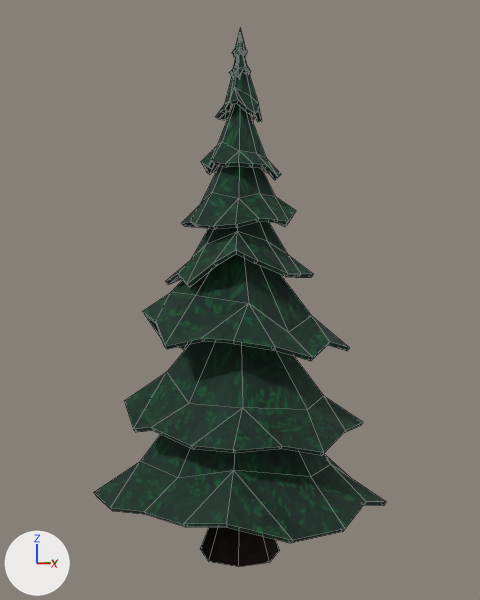
The Blender file LowPoly_Asset_Blend/C_Tree_tall.blend, before and after one commit.
Camera for both pictures: a 50 mm lens placed at (9.34, -8.85, 4.87), pointed at (-0.02, 0.02, 4.51). Lighting does not change. The marker at lower left points along +X, +Y and +Z. Mesh edges are drawn as thin lines.

Before the edit, the objects in view are built like this:
```python
me_cube = bpy.data.meshes.new('Cube')
me_cube.from_pydata(...)  # 251 vertices, 240 faces; spans x -6.1..6.1, y -5.5..6.1, z -0.9..23.3
# faces by material slot: [24, 216]
me_cube.materials.append(mat_dark_bark_001)
me_cube.materials.append(mat_pine_leaf_whole_001)  # picture img_pine_leaf_texture_whole_2048_png_001
ob_cube = bpy.data.objects.new('Cube', me_cube)
ob_cube.location = (0.0, 0.0, 0.0)
ob_cube.scale = (0.417, 0.417, 0.417)
_m = ob_cube.modifiers.new('Solidify', 'SOLIDIFY')
_m.thickness = 0.2
```
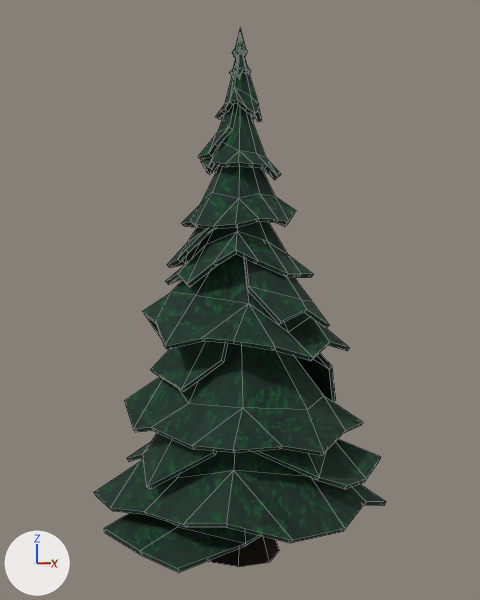
The change in detail:
me_cube is used by ob_cube; location (0.0, 0.0, 0.0); scale (0.417, 0.417, 0.417).
me_cube had 251 vertices, 240 faces and spanned x -6.1..6.1, y -5.5..6.1, z -0.9..23.3.
me_cube now has 337 vertices, 297 faces and spans x -6.1..6.1, y -5.8..6.1, z -0.9..23.3.
Part 1, on me_cube:
86 vertices are added at x -5.8..5.8, y -5.8..6.1, z 0.5..21.2.
57 new faces join them, mat_pine_leaf_whole_001 (picture img_pine_leaf_texture_whole_2048_png_001).

Location of each change, (x1, y1, x2, y2) in pixels of the pictures (480 x 600 px):
'Cube', reshaped
    before: (94, 29, 386, 567)
    after: (94, 29, 386, 573)
part 1 of me_cube, added
    after: (104, 103, 381, 573)
